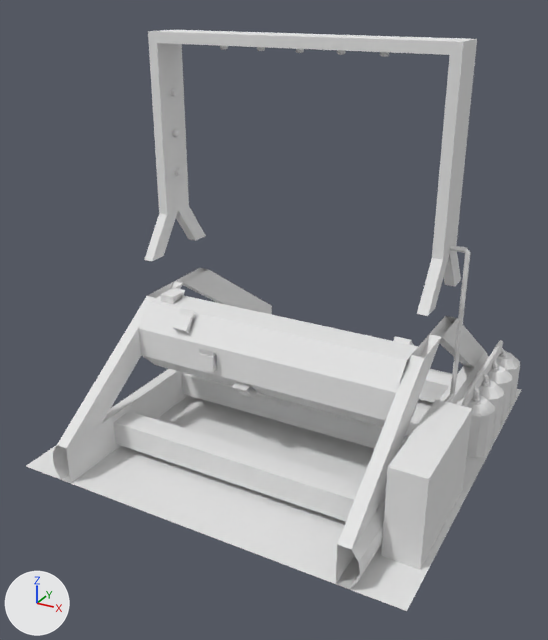
An edit to the Blender file resources/assets/taam/models/conveyor.blend, drawn before and after from the same camera.
Camera for both pictures: a 50 mm camera at (1.313, -2.098, 1.098) aimed at (0.483, -0.588, 0.343). Every picture has the same lights, and +X, +Y and +Z are marked at lower left.

In view in the first picture: 'Appliance Sprayer', 'BumpsCrusher', 'Processor', 'Reference', 'Support'.
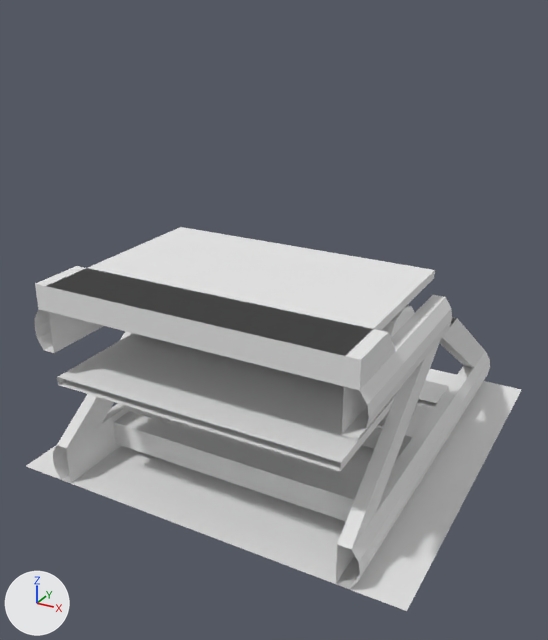
What differs and where, as boxes [x1, y1, x2, y2] in the pictures (548 x 640 px):
'Conveyor Straight', shown
    after: [35, 227, 452, 471]
'Appliance Sprayer', hidden
    before: [144, 30, 520, 570]
'Conveyor End Cap', shown
    after: [35, 266, 396, 390]
'Processor', unchanged, covered by the edit
    before: [139, 295, 418, 427]
    after: [378, 404, 417, 427]

The edits, one by one:
Object 'Appliance Sprayer' (ob_appliance_sprayer) is now hidden.
Object 'Conveyor End Cap' (ob_conveyor_end_cap) is now shown.
Object 'Conveyor Straight' (ob_conveyor_straight) is now shown.
